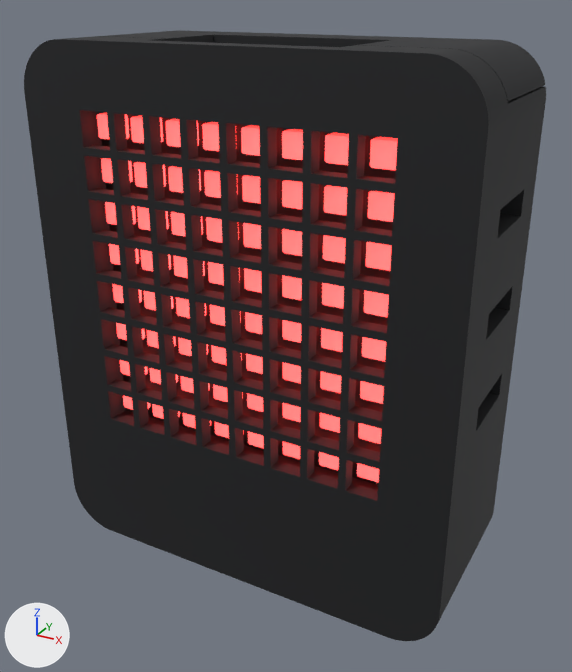
The glTF model static/3d/cue-mini.glb as it was, and as the next commit left it.
One viewpoint serves both versions: a 50 mm lens placed at (0.0248, -0.0499, 0.0176), pointed at (0.0003, -0.0054, -0.0046). The axes (+X, +Y, +Z) are drawn at lower left. The lights are the same throughout. The older version comes first.

Objects in the first picture: 'board', 'body', 'grid', 'leds', 'plate'.
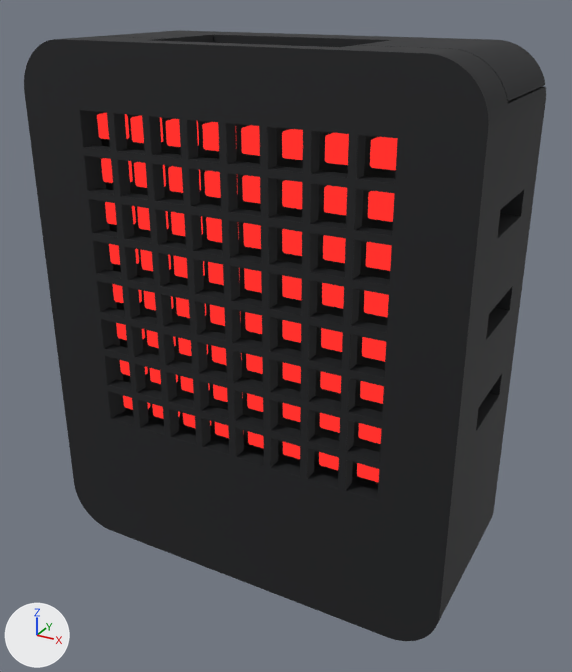
Changed parts and their boxes (x1, y1, x2, y2) in the pictures (572 x 672 px):
'leds', recoloured (darker)
    both: (97, 113, 398, 482)

The change, as a diff of the scene's bpy script:
```diff
--- a/static/3d/cue-mini.glb.py
+++ b/static/3d/cue-mini.glb.py
@@ mat_leds @@
 mat_leds = bpy.data.materials.new('leds')
-# nodes: BsdfPrincipled, OutputMaterial
-# colours: white #f3f3f3, red #ff2824
+# nodes: BsdfTransparent, Emission, LightPath, MixShader x2, OutputMaterial
+# colours: red #ff302c
```
